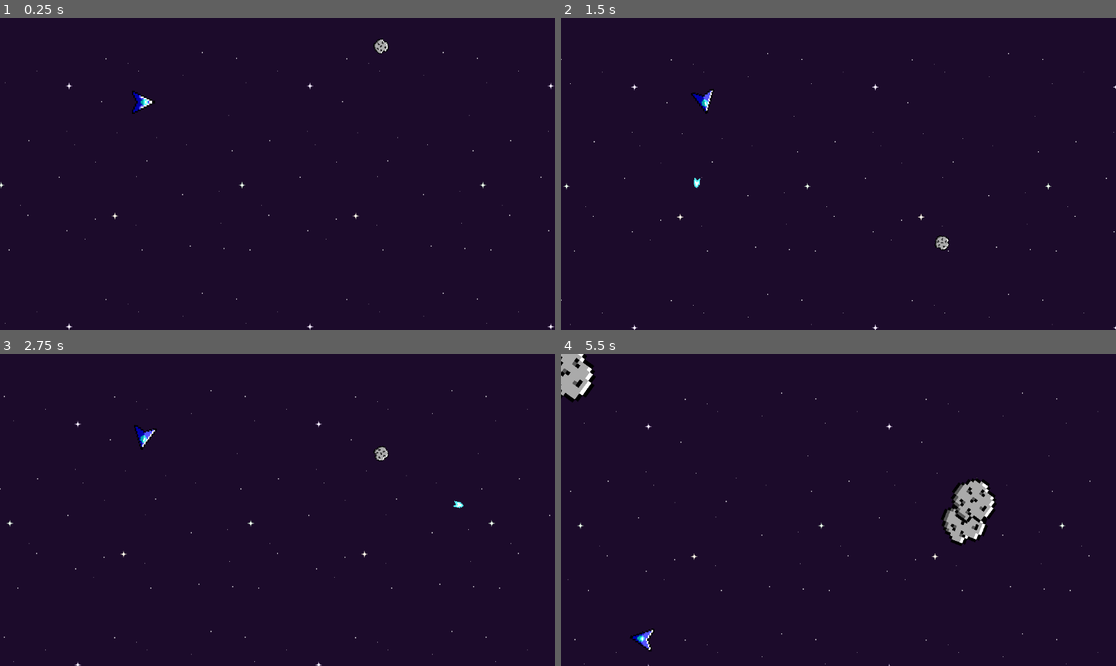
Above: before the commit, frames 1-4 (two rows, left to right).
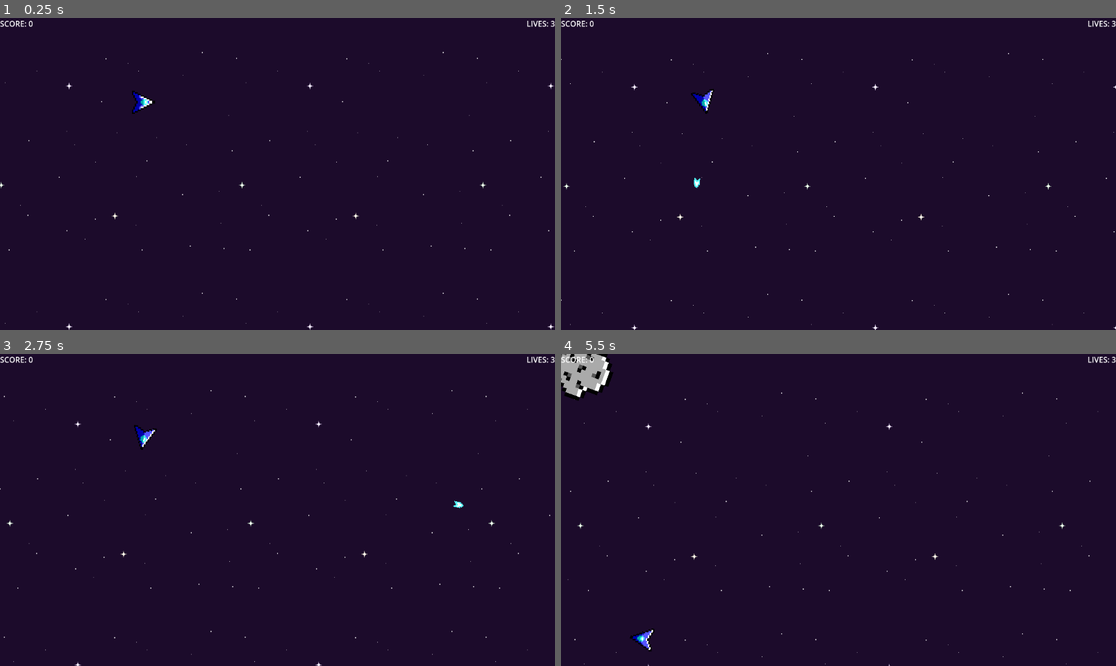
Above: after the commit, the same moments.

Repository: impemberton/Asteroids-Clone
Game: Godot game, scene res://Scenes/level.tscn
Same seed, same stepped clock (60 frames per second), same inputs: the game is played once before the commit and once after it.
Inputs:
- Up to frame 1 (0.25 s): no input
- Up to frame 2 (1.5 s): hold D (turn_right) 0.53-1.28 s; tap Space (shoot) at 0.6, 1.35 s; hold A (turn_left) from 1.28 s (still down)
- Up to frame 3 (2.75 s): release A (turn_left) at 2.03 s; hold D (turn_right) from 2.03 s (still down); tap Space (shoot) at 2.1 s
- Up to frame 4 (5.5 s): release D (turn_right) at 2.78 s; hold W (move_forward) 2.78-3.53 s; tap Space (shoot) every 0.75 s from 2.85 to 5.1 s; hold A (turn_left) from 3.53 s (still down)

The runs differ from the first frame. In frame 1, 0.2% of the frame differs, in the area x 0-100%, y 0-12%; in frame 2, 0.2%; in frame 3, 0.2%; in frame 4, 2.3%, in the area x 0-100%, y 0-62%.

Commit message:
Add initial UI

Diff:
--- a/Scenes/level.tscn
+++ b/Scenes/level.tscn
@@ -1,10 +1,11 @@
-[gd_scene load_steps=6 format=3 uid="uid://c2ddawc2p8np3"]
+[gd_scene load_steps=7 format=3 uid="uid://c2ddawc2p8np3"]
 
 [ext_resource type="PackedScene" uid="uid://cw1kgknlwmo15" path="res://Scenes/player.tscn" id="1_1stw5"]
 [ext_resource type="Script" path="res://Scripts/level.gd" id="1_pfkdd"]
 [ext_resource type="PackedScene" uid="uid://sn8n2tyor1ad" path="res://Scenes/meteor_generator.tscn" id="2_x01ax"]
 [ext_resource type="Texture2D" uid="uid://b5kh2yjs0adly" path="res://Assets/StarryBGPurple.png" id="3_4lrjp"]
 [ext_resource type="Script" path="res://Scripts/Background.gd" id="3_b2g3c"]
+[ext_resource type="PackedScene" uid="uid://c5i8nbmdx8voo" path="res://Scenes/ui.tscn" id="6_3os18"]
 
 [node name="Level" type="Node2D"]
 script = ExtResource("1_pfkdd")
@@ -32,4 +33,8 @@
 region_enabled = true
 region_rect = Rect2(-358.945, -113.438, 1188.62, 782.285)
 
+[node name="UILayer" type="CanvasLayer" parent="."]
+
+[node name="UI" parent="UILayer" instance=ExtResource("6_3os18")]
+
 [connection signal="player_death" from="Player" to="." method="_on_player_death"]
--- a/Scenes/meteor_generator.tscn
+++ b/Scenes/meteor_generator.tscn
@@ -15,9 +15,6 @@
 
 [node name="MeteorContainer" type="Node2D" parent="."]
 
-[node name="Meteor" parent="MeteorContainer" instance=ExtResource("1_oimq5")]
-position = Vector2(791, 111)
-
 [node name="MeteorSpawnLine" type="Path2D" parent="."]
 curve = SubResource("Curve2D_yw0du")
 
@@ -27,5 +24,4 @@
 wait_time = 5.0
 autostart = true
 
-[connection signal="split" from="MeteorContainer/Meteor" to="." method="create_meteor"]
 [connection signal="timeout" from="SpawnTimer" to="." method="_on_spawn_timer_timeout"]
--- /dev/null
+++ b/Scenes/ui.tscn
@@ -0,0 +1,97 @@
+[gd_scene load_steps=4 format=3 uid="uid://c5i8nbmdx8voo"]
+
+[ext_resource type="Script" path="res://Scripts/UI.gd" id="1_4pcnq"]
+
+[sub_resource type="LabelSettings" id="LabelSettings_b0oai"]
+font_size = 64
+
+[sub_resource type="LabelSettings" id="LabelSettings_b8vt6"]
+font_size = 40
+
+[node name="UI" type="Control"]
+layout_mode = 3
+anchors_preset = 15
+anchor_right = 1.0
+anchor_bottom = 1.0
+grow_horizontal = 2
+grow_vertical = 2
+script = ExtResource("1_4pcnq")
+
+[node name="Score Label" type="Label" parent="."]
+layout_mode = 1
+offset_right = 52.0
+offset_bottom = 23.0
+text = "Score: "
+
+[node name="Lives Label" type="Label" parent="."]
+layout_mode = 1
+anchors_preset = 1
+anchor_left = 1.0
+anchor_right = 1.0
+offset_left = -44.0
+offset_bottom = 23.0
+grow_horizontal = 0
+text = "Lives:"
+
+[node name="GameOverMenu" type="Control" parent="."]
+layout_mode = 1
+anchors_preset = 15
+anchor_right = 1.0
+anchor_bottom = 1.0
+grow_horizontal = 2
+grow_vertical = 2
+
+[node name="ColorRect" type="ColorRect" parent="GameOverMenu"]
+layout_mode = 1
+anchors_preset = 15
+anchor_right = 1.0
+anchor_bottom = 1.0
+grow_horizontal = 2
+grow_vertical = 2
+color = Color(0.0470588, 0.0470588, 0.0470588, 0.658824)
+
+[node name="Menu" type="VBoxContainer" parent="GameOverMenu"]
+layout_mode = 1
+anchors_preset = 8
+anchor_left = 0.5
+anchor_top = 0.5
+anchor_right = 0.5
+anchor_bottom = 0.5
+offset_left = -168.0
+offset_top = -60.0
+offset_right = 168.0
+offset_bottom = 60.0
+grow_horizontal = 2
+grow_vertical = 2
+theme_override_constants/separation = 16
+
+[node name="GameOverLabel" type="Label" parent="GameOverMenu/Menu"]
+layout_mode = 2
+text = "GAME OVER"
+label_settings = SubResource("LabelSettings_b0oai")
+horizontal_alignment = 1
+
+[node name="GameOverScoreLabel" type="Label" parent="GameOverMenu/Menu"]
+layout_mode = 2
+text = "SCORE:"
+label_settings = SubResource("LabelSettings_b8vt6")
+horizontal_alignment = 1
+
+[node name="VBoxContainer" type="HBoxContainer" parent="GameOverMenu/Menu"]
+layout_mode = 2
+theme_override_constants/separation = 32
+
+[node name="RetryButton" type="Button" parent="GameOverMenu/Menu/VBoxContainer"]
+layout_mode = 2
+size_flags_horizontal = 3
+theme_override_font_sizes/font_size = 32
+text = "Retry"
+
+[node name="QuitButton" type="Button" parent="GameOverMenu/Menu/VBoxContainer"]
+layout_mode = 2
+size_flags_horizontal = 3
+theme_override_font_sizes/font_size = 32
+text = "Quit"
+
+[connection signal="pressed" from="GameOverMenu/Menu/VBoxContainer/RetryButton" to="." method="_on_retry_button_pressed"]
+[connection signal="pressed" from="GameOverMenu/Menu/VBoxContainer/QuitButton" to="." method="_on_quit_button_pressed"]
--- /dev/null
+++ b/Scripts/UI.gd
@@ -0,0 +1,25 @@
+extends Control
+
+@onready var score_label: Label = $"Score Label"
+@onready var lives_label: Label = $"Lives Label"
+@onready var game_over_menu: Control = $GameOverMenu
+@onready var game_over_score_label: Label = $GameOverMenu/Menu/GameOverScoreLabel
+
+func _ready() -> void:
+	game_over_menu.visible = false
+
+func update_score(new_score):
+	score_label.text = "SCORE: " + str(new_score)
+	game_over_score_label.text = "SCORE: " + str(new_score)
+
+func update_lives(new_lives):
+	lives_label.text = "LIVES: " + str(new_lives)
+
+func game_over():
+	game_over_menu.visible = true
+
+func _on_quit_button_pressed() -> void:
+	get_tree().quit()
+
+func _on_retry_button_pressed() -> void:
+	get_tree().reload_current_scene()
--- a/Scripts/level.gd
+++ b/Scripts/level.gd
@@ -1,22 +1,22 @@
 extends Node2D
 
-#@onready var ui: Control = $UILayer/UI
+@onready var ui: Control = $UILayer/UI
 @onready var player: CharacterBody2D = $Player
 
 @onready var score: int:
 	set(new_score):
-		#ui.update_score(new_score)
+		ui.update_score(new_score)
 		score = new_score
 	get:
 		return score
 
-@onready var lives: int:
+var lives: int:
 	set(new_lives):
-		#ui.update_lives(new_lives)
+		ui.update_lives(new_lives)
 		lives = new_lives
 		if lives <= 0:
 			player.queue_free()
-			#ui.game_over()
+			ui.game_over()
 	get:
 		return lives
 
@@ -24,6 +24,5 @@
 	score = 0
 	lives = 3
 
-
 func _on_player_death() -> void:
 	lives -= 1
